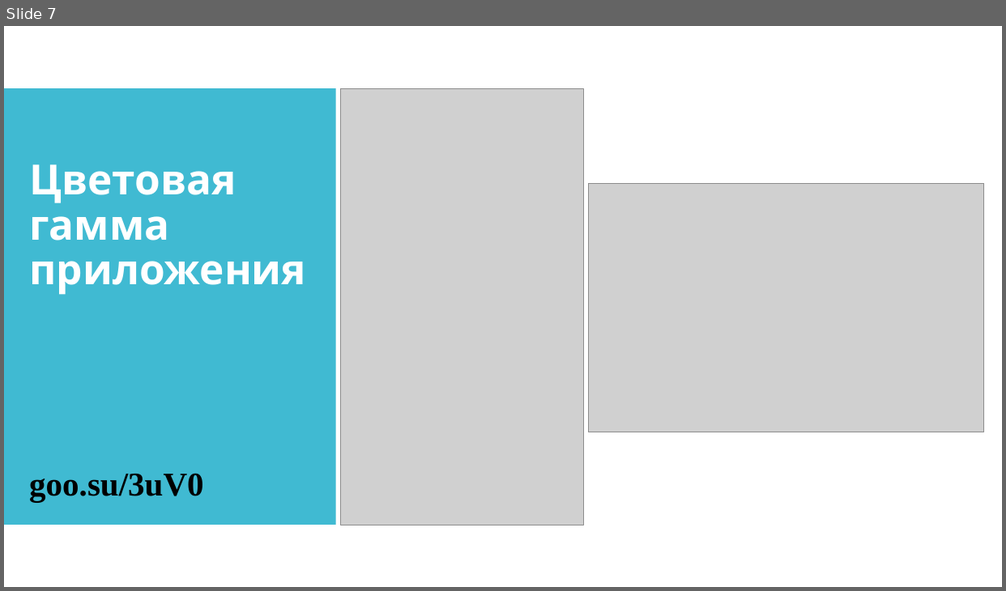
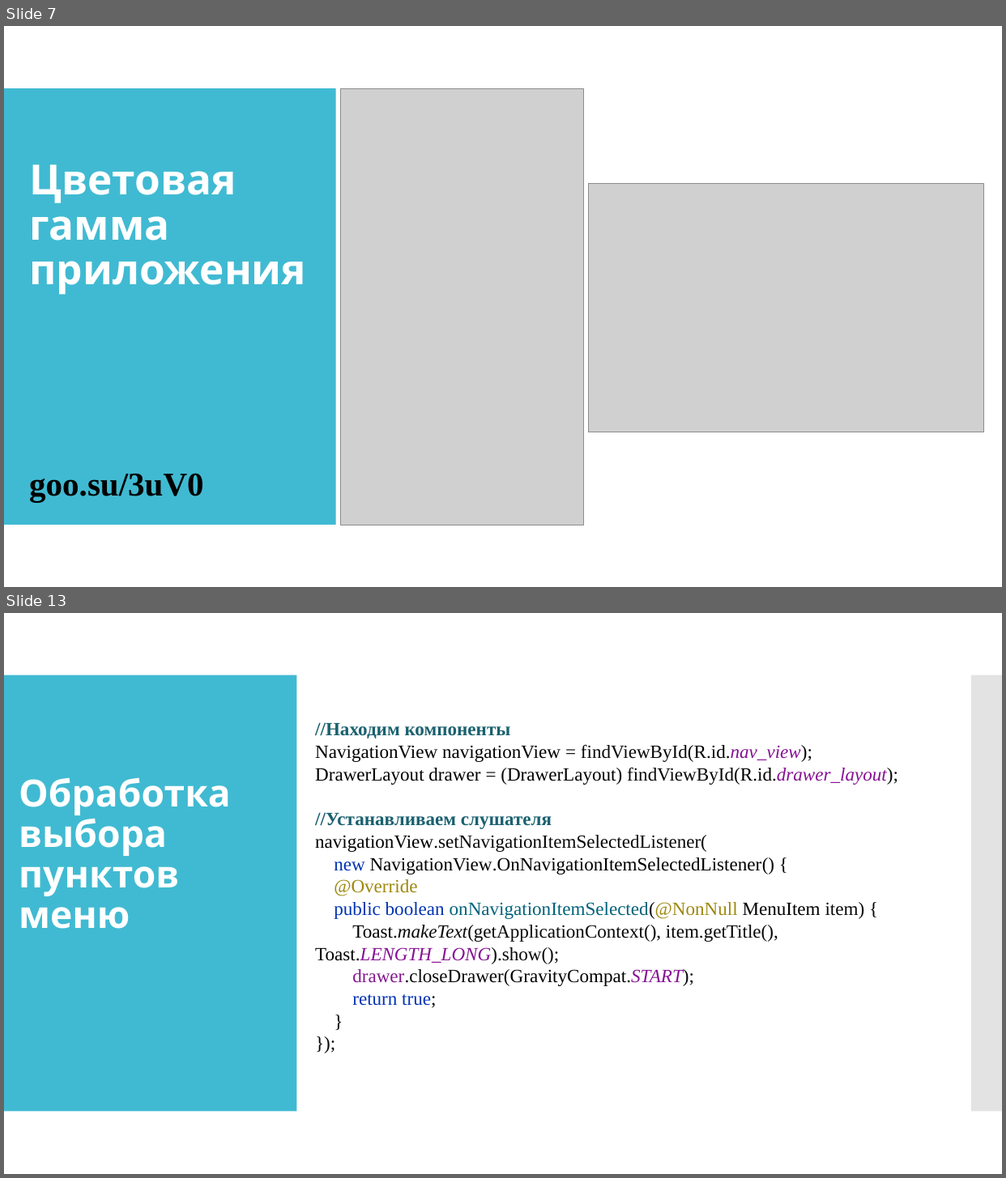
Before and after one commit to IriEfremova/LessonsCube, a slide deck: Android/Lesson17/Дизайн приложения.pptx. Shown one above the other, each under a label of ours: slide 7 before the commit, slides 7 and 13 after it; the slides between them are not shown. The pictures are 1006x591 and 1006x1178 pixels, drawn with LibreOffice and Linux fonts; fonts in the diff are those of the drawing; grey boxes stand for pictures. Boxes give left, top, right and bottom in pixels: in the first picture for what was removed or moved away, otherwise in the second. Text is boxed around its words. In the diff, an @@ line names an element or a change of style, - is before the commit and + after.

```diff
--- a/Android/Lesson17/Дизайн приложения.pptx
+++ b/Android/Lesson17/Дизайн приложения.pptx
@@ slide 13 added at (4, 613, 1002, 1174), background #FFFFFF; not listed: 2 template elements that a slide beside it also shows @@
@@ rectangle added at (4, 613, 1002, 1174), fill #FFFFFF @@
@@ rectangle added at (4, 675, 296, 1112), fill #40BAD2 @@
@@ rectangle added at (971, 675, 1002, 1112), fill #C8C8C8 at 50% opacity @@
@@ text added at (315, 722, 898, 1008), 18 pt, text #080808 @@
+//Находим компоненты
+NavigationView navigationView = findViewById(R.id.nav_view);
+DrawerLayout drawer = (DrawerLayout) findViewById(R.id.drawer_layout);
+//Устанавливаем слушателя
+navigationView.setNavigationItemSelectedListener(
+new NavigationView.OnNavigationItemSelectedListener() {
+@Override
+public boolean onNavigationItemSelected(@NonNull MenuItem item) {
+Toast.makeText(getApplicationContext(), item.getTitle(), Toast.LENGTH_LONG).show();
+drawer.closeDrawer(GravityCompat.START);
+return true;
+}
+});
@@ text added at (19, 778, 231, 929), 36 pt, text #FFFFFF, bold @@
+Обработка выбора пунктов меню
```
Also in this commit, not shown: 1 slide changed, 4 other slides added, 1 other file.
